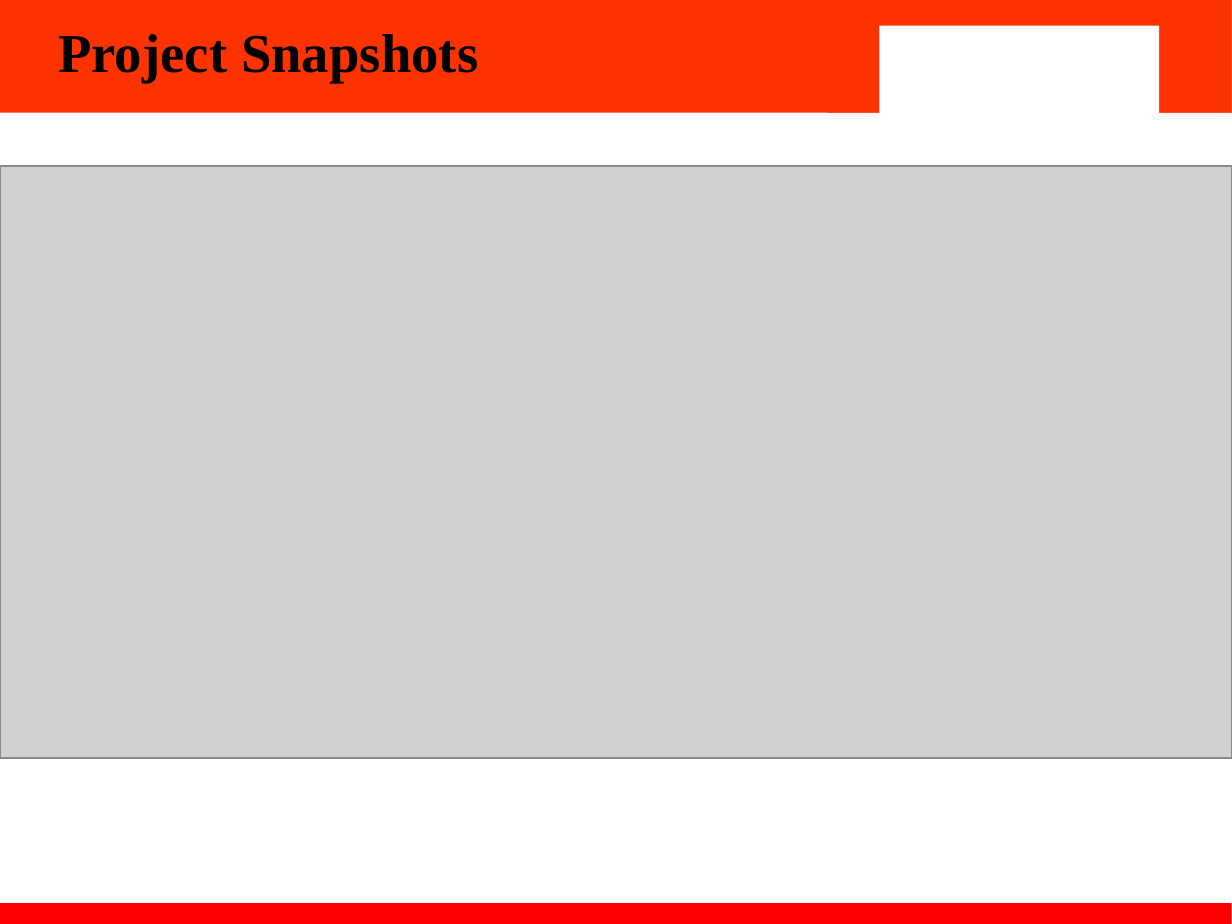
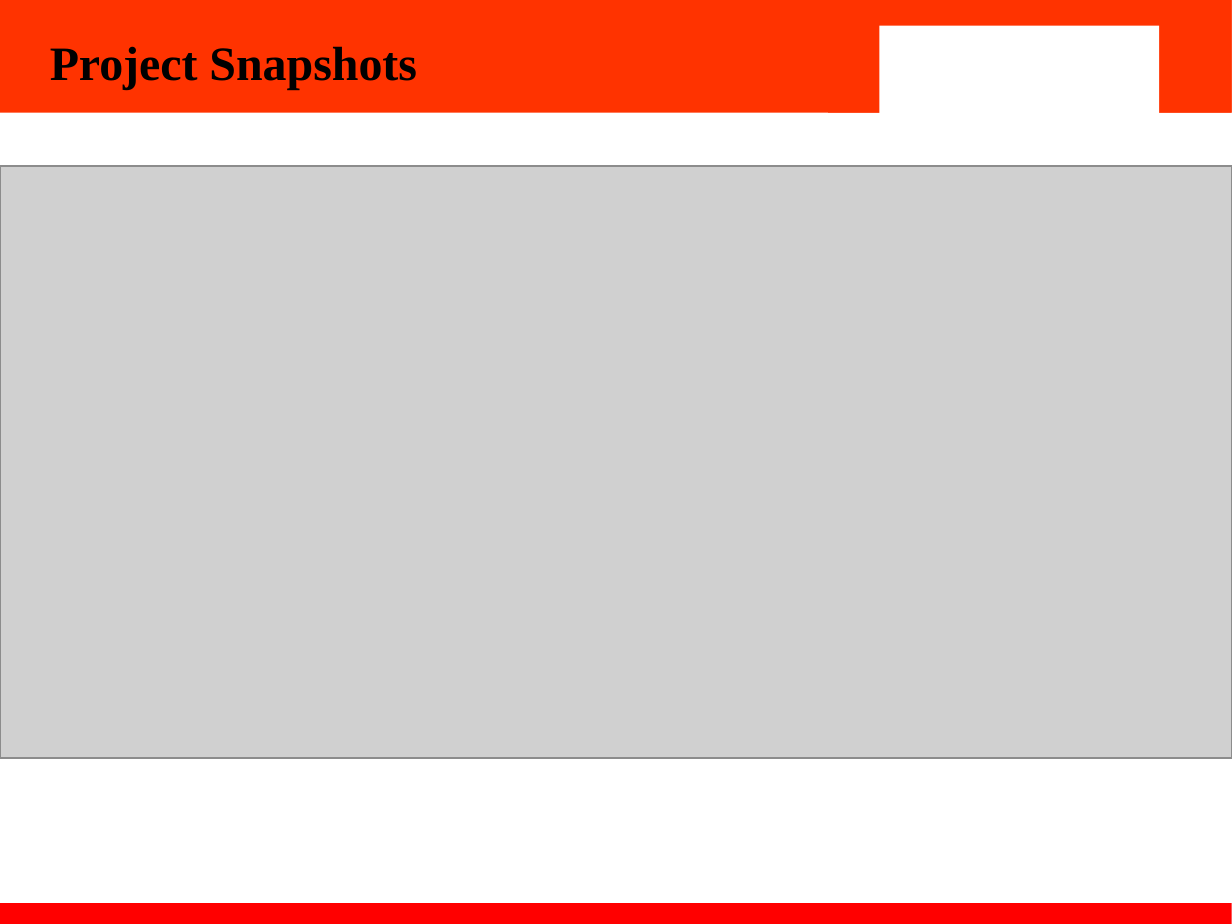
Before and after one commit to Abhishek1158/EdNote-s-E-Learning-Website--2210991158-2210991140-2210991200-2210991431--, a slide deck: slide 5 of Report and PPT/EdNote's.pptx. Drawn at 1232x924 pixels with LibreOffice and Linux fonts; fonts in the diff are those of the drawing; grey boxes stand for pictures; background and template pictures are left out. Boxes give left, top, right and bottom in pixels: in the first picture for what was removed or moved away, otherwise in the second. Text is boxed around its words. In the diff, an @@ line names an element or a change of style, - is before the commit and + after.

```diff
--- a/Report and PPT/EdNote's.pptx
+++ b/Report and PPT/EdNote's.pptx
@@ text "Project Snapshots": place and size @@
-text "Project Snapshots" at (58,34,478,83)
+text "Project Snapshots" at (50,46,417,89)
@@ text "Project Snapshots" at (50,46,417,89): size 32 to 28 pt @@
```
Also in this commit, not shown: 8 other slides changed, 1 slide added.
